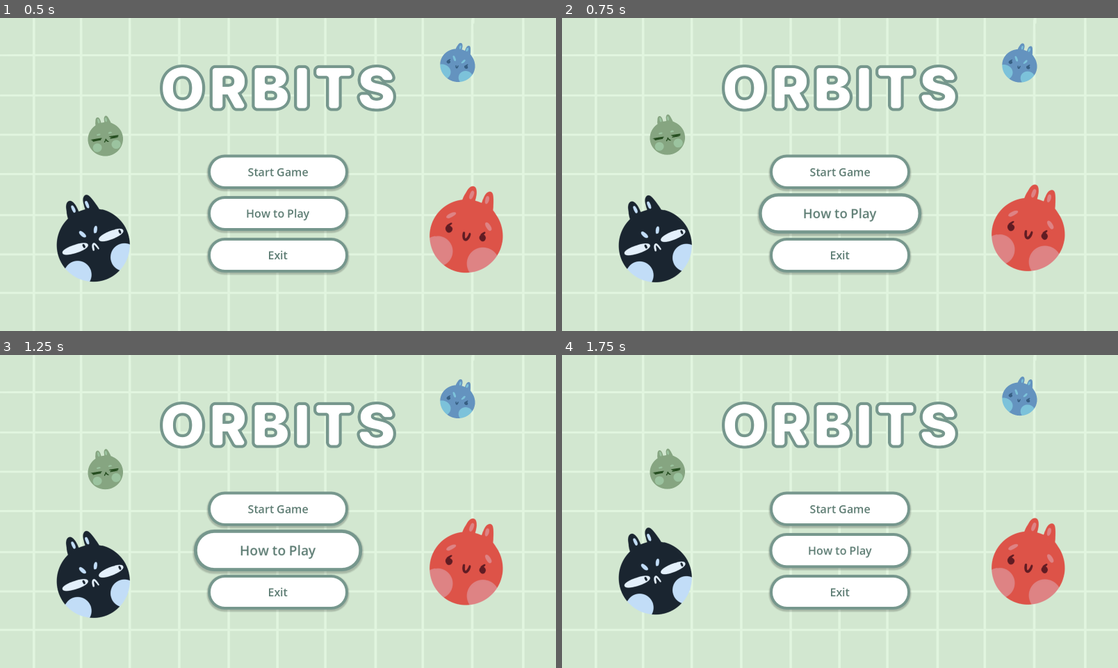
Above: before the commit, frames 1-4 (two rows, left to right).
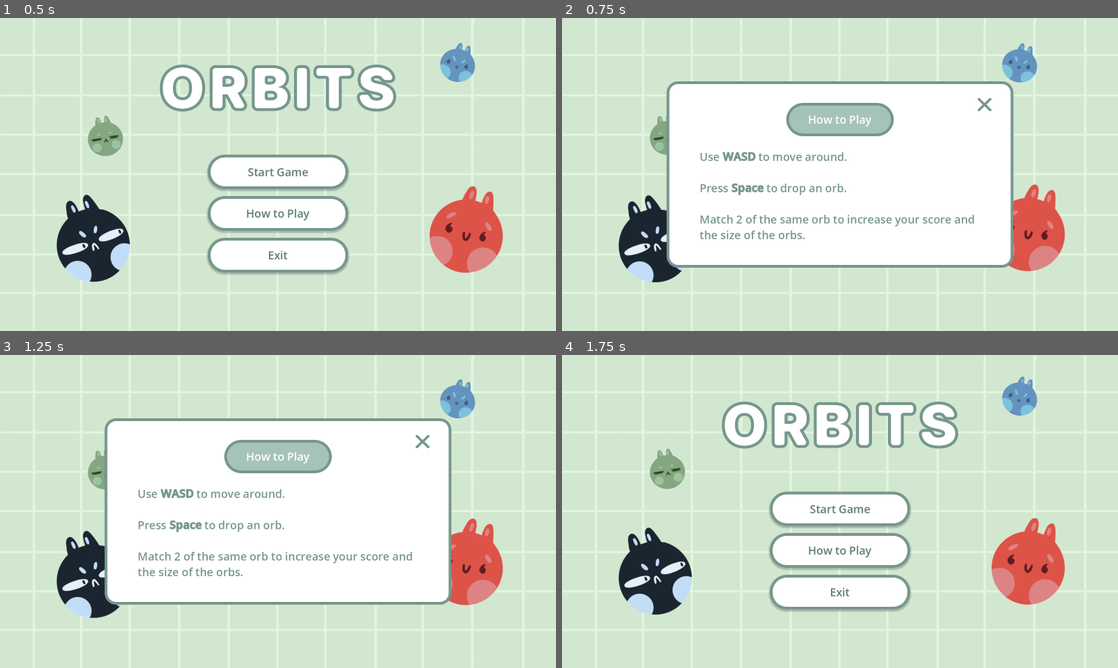
Above: after the commit, the same moments.

Repository: caz002/compound-game
Game: Godot game, scene res://main_menu.tscn
Two runs of this game, one before a commit and one after it. Both use one fixed random seed, a clock stepped at 60 frames per second and the inputs below. This scene is started directly instead of the project's main scene.
Inputs (mouse positions are in pixels of both pictures, inside the frame that each line leads up to):
- Up to frame 1 (0.5 s): no input
- Up to frame 2 (0.75 s): click "How to Play" at 0.5 s
- Up to frame 3 (1.25 s): no input
- Up to frame 4 (1.75 s): click (984, 442) at 1.27 s

Frame 1 is identical in both runs. In frame 2, 31% of the frame differs, in the area x 18-82%, y 14-82%; in frame 3, 31%; in frame 4, 0.2%.

Commit message:
added close button and instructions to how to play popup

Diff:
--- a/main_menu.gd
+++ b/main_menu.gd
@@ -1,14 +1,19 @@
 extends Control
+@onready var main_buttons: VBoxContainer = $MainButtons
+@onready var popup_overlay: Panel = $Popup_Overlay
+@onready var logo: Panel = $Title
 
 @export var tween_intensity: float
 @export var tween_duration: float
 
-@onready var start: Button = $VBoxContainer/Start_Game
-@onready var instructions: Button = $VBoxContainer/Instructions
-@onready var exit: Button = $VBoxContainer/Exit
+@onready var start: Button = $MainButtons/Start_Game
+@onready var instructions: Button = $MainButtons/Instructions
+@onready var exit: Button = $MainButtons/Exit
 
 func _ready():
-	pass
+	main_buttons.visible = true
+	popup_overlay.visible = false
+	logo.visible = true
 func _process(delta:float) -> void:
 	btn_hovered(start)
 	btn_hovered(instructions)
@@ -21,6 +26,9 @@
 
 func _on_instructions_pressed():
 	$Click.play()
+	main_buttons.visible = false
+	popup_overlay.visible = true
+	logo.visible = false
 
 func _on_exit_pressed():
 	$Click.play()
@@ -37,3 +45,7 @@
 		start_tween(button, "scale", Vector2.ONE * tween_intensity, tween_duration)
 	else:
 		start_tween(button, "scale", Vector2.ONE, tween_duration)
+
+func _on_back_pressed():
+	$Click.play()
+	_ready()
--- a/main_menu.tscn
+++ b/main_menu.tscn
@@ -12,6 +12,7 @@
 [ext_resource type="Script" uid="uid://bhwwe655qd357" path="res://water_orb.gd" id="9_j5v2v"]
 [ext_resource type="Texture2D" uid="uid://bt1fiaq1snps7" path="res://assets/orbs/Earth.png" id="10_0o4t1"]
 [ext_resource type="Script" uid="uid://bsl03yaq5xrbt" path="res://earth_orb.gd" id="11_0k4wn"]
+[ext_resource type="Texture2D" uid="uid://cq36qcauo2o7v" path="res://assets/ui/Close.png" id="13_iotk1"]
 
 [sub_resource type="StyleBoxTexture" id="StyleBoxTexture_7vrkn"]
 texture = ExtResource("1_06t4h")
@@ -66,6 +67,30 @@
 [sub_resource type="StyleBoxTexture" id="StyleBoxTexture_glbon"]
 texture = ExtResource("4_jix8l")
 
+[sub_resource type="StyleBoxFlat" id="StyleBoxFlat_w44g7"]
+bg_color = Color(1, 1, 1, 1)
+border_width_left = 8
+border_width_top = 8
+border_width_right = 8
+border_width_bottom = 8
+border_color = Color(0.462745, 0.592157, 0.552941, 1)
+corner_radius_top_left = 32
+corner_radius_top_right = 32
+corner_radius_bottom_right = 32
+corner_radius_bottom_left = 32
+
+[sub_resource type="StyleBoxFlat" id="StyleBoxFlat_iotk1"]
+bg_color = Color(0.651537, 0.765499, 0.72897, 1)
+border_width_left = 8
+border_width_top = 8
+border_width_right = 8
+border_width_bottom = 8
+border_color = Color(0.462745, 0.592157, 0.552941, 1)
+corner_radius_top_left = 48
+corner_radius_top_right = 48
+corner_radius_bottom_right = 48
+corner_radius_bottom_left = 48
+
 [node name="MainMenu" type="Control"]
 layout_mode = 3
 anchors_preset = 15
@@ -77,7 +102,7 @@
 tween_intensity = 1.2
 tween_duration = 0.3
 
-[node name="Panel" type="Panel" parent="."]
+[node name="Background" type="Panel" parent="."]
 layout_mode = 1
 anchors_preset = 15
 anchor_right = 1.0
@@ -86,7 +111,7 @@
 grow_vertical = 2
 theme_override_styles/panel = SubResource("StyleBoxTexture_7vrkn")
 
-[node name="VBoxContainer" type="VBoxContainer" parent="."]
+[node name="MainButtons" type="VBoxContainer" parent="."]
 layout_mode = 1
 anchors_preset = 8
 anchor_left = 0.5
@@ -101,7 +126,7 @@
 grow_vertical = 2
 theme_override_constants/separation = 20
 
-[node name="Start_Game" type="Button" parent="VBoxContainer"]
+[node name="Start_Game" type="Button" parent="MainButtons"]
 layout_mode = 2
 size_flags_vertical = 3
 theme_override_colors/font_hover_color = Color(0.368627, 0.490196, 0.454902, 1)
@@ -115,7 +140,7 @@
 theme_override_styles/normal = SubResource("StyleBoxFlat_rhts7")
 text = "Start Game"
 
-[node name="Instructions" type="Button" parent="VBoxContainer"]
+[node name="Instructions" type="Button" parent="MainButtons"]
 layout_mode = 2
 size_flags_vertical = 3
 theme_override_colors/font_hover_color = Color(0.368627, 0.490196, 0.454902, 1)
@@ -129,7 +154,7 @@
 theme_override_styles/normal = SubResource("StyleBoxFlat_rhts7")
 text = "How to Play"
 
-[node name="Exit" type="Button" parent="VBoxContainer"]
+[node name="Exit" type="Button" parent="MainButtons"]
 layout_mode = 2
 size_flags_vertical = 3
 theme_override_colors/font_hover_color = Color(0.368627, 0.490196, 0.454902, 1)
@@ -178,7 +203,7 @@
 expand_mode = 1
 script = ExtResource("9_j5v2v")
 
-[node name="Panel2" type="Panel" parent="."]
+[node name="Title" type="Panel" parent="."]
 layout_mode = 1
 anchors_preset = 5
 anchor_left = 0.5
@@ -201,6 +226,94 @@
 expand_mode = 1
 script = ExtResource("11_0k4wn")
 
-[connection signal="pressed" from="VBoxContainer/Start_Game" to="." method="_on_start_pressed"]
-[connection signal="pressed" from="VBoxContainer/Instructions" to="." method="_on_instructions_pressed"]
-[connection signal="pressed" from="VBoxContainer/Exit" to="." method="_on_exit_pressed"]
+[node name="Popup_Overlay" type="Panel" parent="."]
+layout_mode = 1
+anchors_preset = 8
+anchor_left = 0.5
+anchor_top = 0.5
+anchor_right = 0.5
+anchor_bottom = 0.5
+offset_left = -499.0
+offset_top = -268.0
+offset_right = 499.0
+offset_bottom = 268.0
+grow_horizontal = 2
+grow_vertical = 2
+theme_override_styles/panel = SubResource("StyleBoxFlat_w44g7")
+
+[node name="Back" type="TextureButton" parent="Popup_Overlay"]
+layout_mode = 0
+offset_left = 895.0
+offset_top = 48.0
+offset_right = 935.0
+offset_bottom = 86.0
+texture_normal = ExtResource("13_iotk1")
+ignore_texture_size = true
+stretch_mode = 0
+
+[node name="Title" type="Label" parent="Popup_Overlay"]
+layout_mode = 1
+anchors_preset = 8
+anchor_left = 0.5
+anchor_top = 0.5
+anchor_right = 0.5
+anchor_bottom = 0.5
+offset_left = -155.0
+offset_top = -206.0
+offset_right = 155.0
+offset_bottom = -110.0
+grow_horizontal = 2
+grow_vertical = 2
+theme_override_colors/font_color = Color(1, 1, 1, 1)
+theme_override_font_sizes/font_size = 32
+theme_override_styles/normal = SubResource("StyleBoxFlat_iotk1")
+text = "How to Play"
+horizontal_alignment = 1
+vertical_alignment = 1
+
+[node name="Paragraph" type="Label" parent="Popup_Overlay"]
+visible = false
+layout_mode = 1
+anchors_preset = 7
+anchor_left = 0.5
+anchor_top = 1.0
+anchor_right = 0.5
+anchor_bottom = 1.0
+offset_left = -373.0
+offset_top = -534.0
+offset_right = 374.0
+offset_bottom = 1.0
+grow_horizontal = 2
+grow_vertical = 0
+theme_override_colors/font_color = Color(0.462745, 0.592157, 0.552941, 1)
+theme_override_font_sizes/font_size = 32
+text = "Use WASD to move around.
+
+Press Space to drop an orb.
+
+Match 2 of the same orb to increase your score and the size of the orbs."
+autowrap_mode = 2
+
+[node name="RichTextLabel" type="RichTextLabel" parent="Popup_Overlay"]
+layout_mode = 0
+offset_left = 95.0
+offset_top = 194.0
+offset_right = 910.0
+offset_bottom = 482.0
+theme_override_colors/default_color = Color(0.462745, 0.592157, 0.552941, 1)
+theme_override_font_sizes/bold_italics_font_size = 32
+theme_override_font_sizes/italics_font_size = 32
+theme_override_font_sizes/mono_font_size = 32
+theme_override_font_sizes/normal_font_size = 32
+theme_override_font_sizes/bold_font_size = 32
+bbcode_enabled = true
+text = "Use [b]WASD[/b] to move around.
+
+Press [b]Space[/b] to drop an orb.
+
+Match 2 of the same orb to increase your score and the size of the orbs."
+
+[connection signal="pressed" from="MainButtons/Start_Game" to="." method="_on_start_pressed"]
+[connection signal="pressed" from="MainButtons/Instructions" to="." method="_on_instructions_pressed"]
+[connection signal="pressed" from="MainButtons/Exit" to="." method="_on_exit_pressed"]
+[connection signal="pressed" from="Popup_Overlay/Back" to="." method="_on_back_pressed"]
Binary file added: assets/ui/Close.png
Not shown, added: assets/ui/Close.png.import
Not shown: 1 places in main_menu.tscn that only renumber resources
